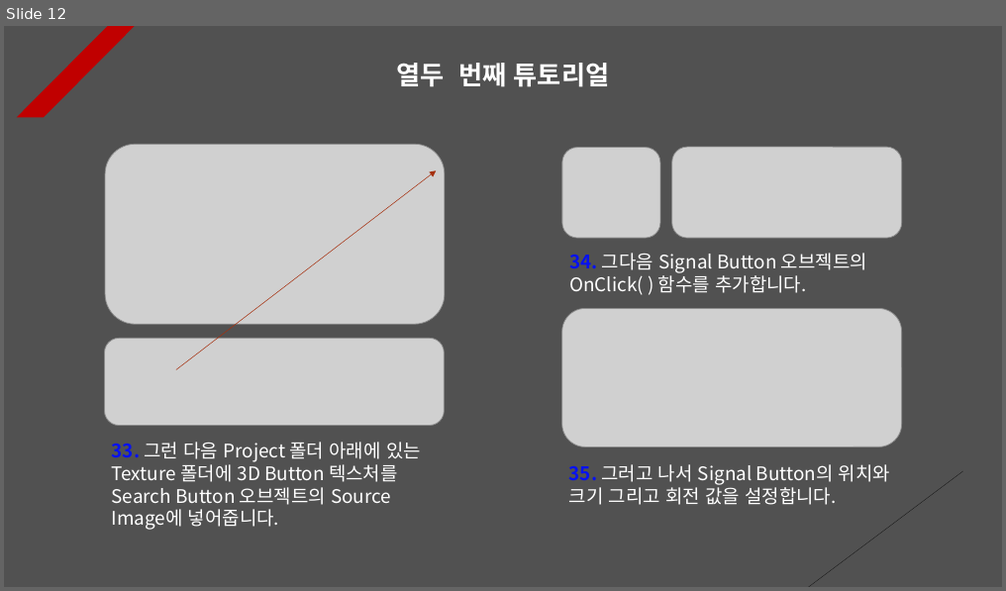
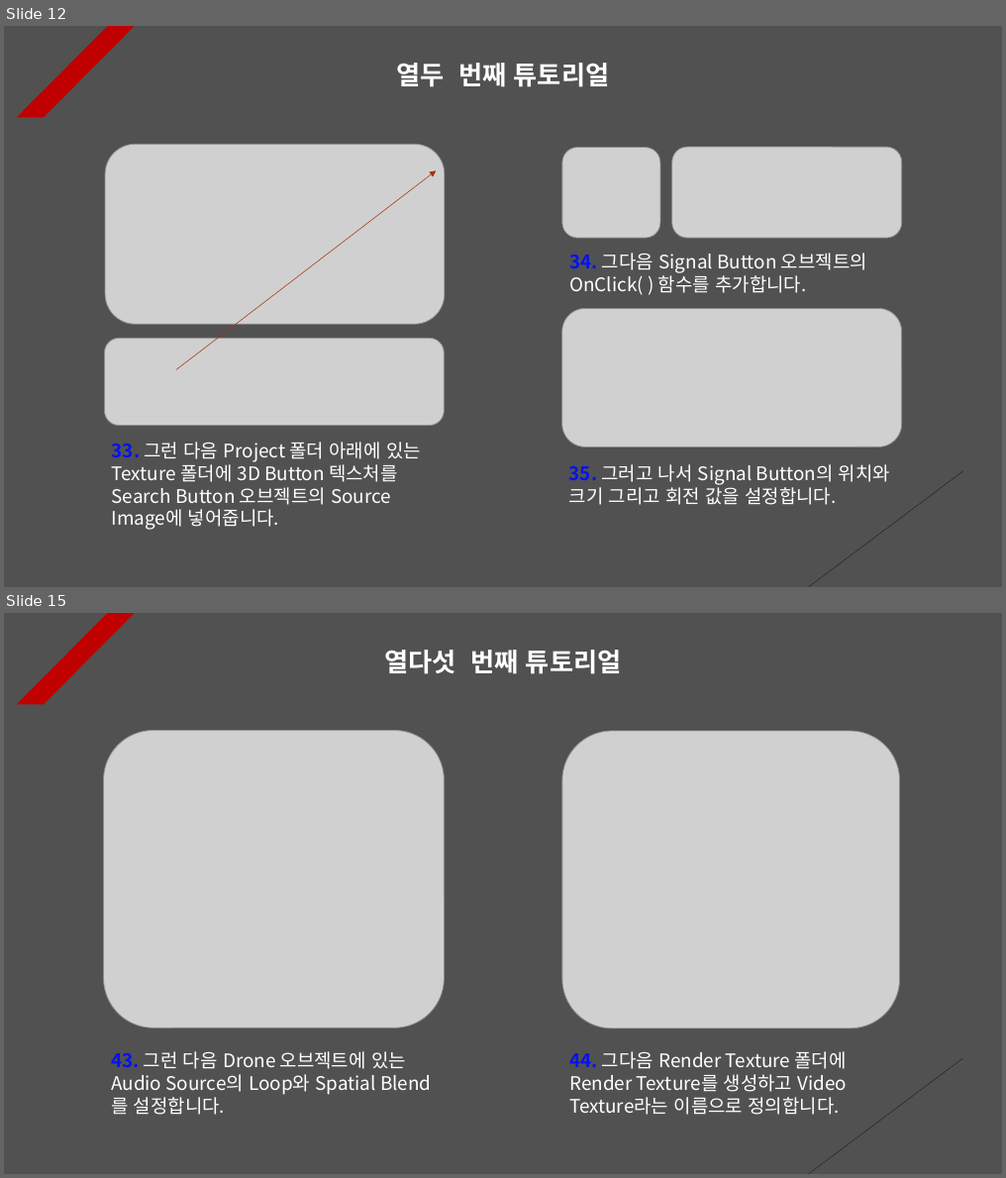
Before and after one commit to Unity2033/3D-UnityEngine, a slide deck: Assets/Sound/PPT Data/Sound Example.pptx. Shown one above the other, each under a label of ours: slide 12 before the commit, slides 12 and 15 after it; the slides between them are not shown. The pictures are 1006x591 and 1006x1178 pixels, drawn with LibreOffice and Linux fonts; fonts in the diff are those of the drawing; grey boxes stand for pictures. Boxes give left, top, right and bottom in pixels: in the first picture for what was removed or moved away, otherwise in the second. Text is boxed around its words. In the diff, an @@ line names an element or a change of style, - is before the commit and + after.

```diff
--- a/Assets/Sound/PPT Data/Sound Example.pptx
+++ b/Assets/Sound/PPT Data/Sound Example.pptx
@@ slide 15 added at (4,613,1002,1174), background #515151; not listed: 2 template elements that a slide beside it also shows @@
@@ text added at (384,650,621,674), 25 pt, text #FFFFFF, bold @@
+열다섯 번째 튜토리얼
@@ picture added at (104,731,445,1029) @@
@@ picture added at (562,731,900,1029) @@
@@ text added at (111,1052,406,1115), 18 pt, text #FFFFFF @@
+43. 그런 다음 Drone 오브젝트에 있는 Audio Source의 Loop와 Spatial Blend를 설정합니다.
@@ text added at (569,1052,847,1115), 18 pt, text #FFFFFF @@
+44. 그다음 Render Texture 폴더에 Render Texture를 생성하고 Video Texture라는 이름으로 정의합니다.
```
Also in this commit, not shown: 2 slides changed, 4 other slides added, 11 other files.
